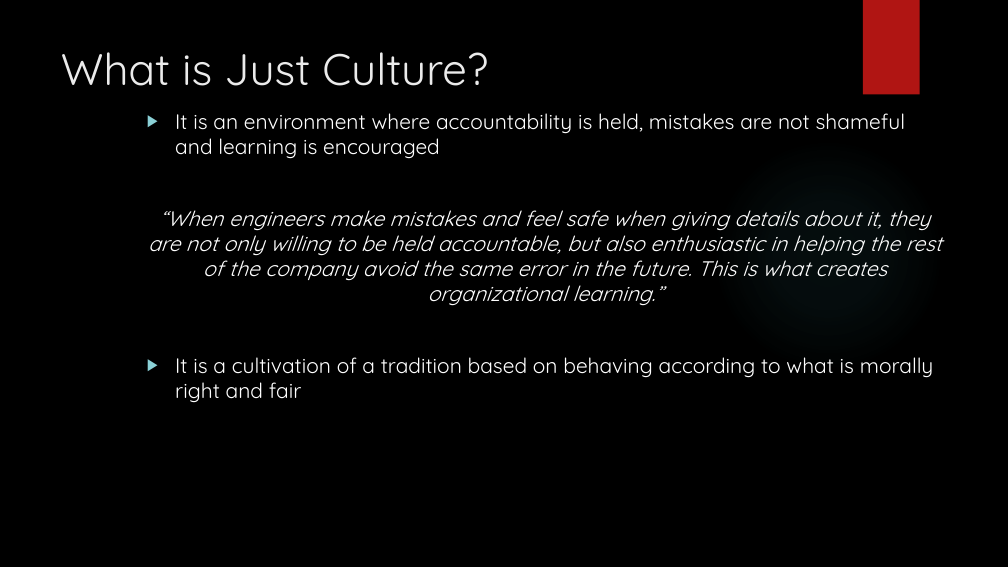
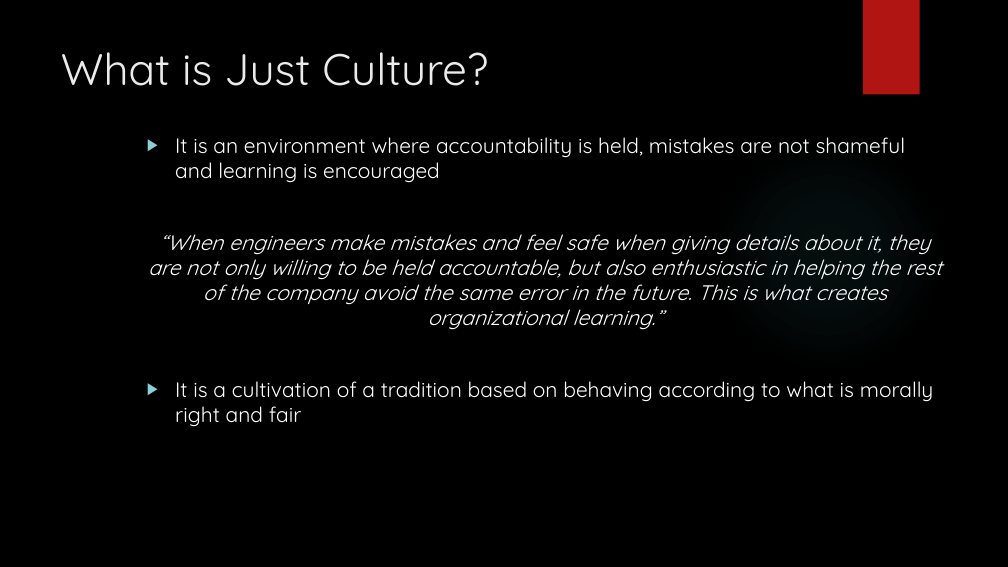
Before and after one commit to D-Faison/csd-380, a slide deck: slide 2 of module-9/Faison_M9_EstablishLearningCulture.pptx. Drawn at 1008x567 pixels with LibreOffice and Linux fonts; fonts in the diff are those of the drawing; background and template pictures are left out. Boxes give left, top, right and bottom in pixels: in the first picture for what was removed or moved away, otherwise in the second. Text is boxed around its words. In the diff, an @@ line names an element or a change of style, - is before the commit and + after.

```diff
--- a/module-9/Faison_M9_EstablishLearningCulture.pptx
+++ b/module-9/Faison_M9_EstablishLearningCulture.pptx
@@ text "It is an environment where ...": place and size @@
-text "It is an environment where ..." at bbox=[148, 113, 942, 402]
+text "It is an environment where ..." at bbox=[148, 137, 942, 426]
```
Also in this commit, not shown: 2 other slides changed, 3 slides added, 1 slide removed.
